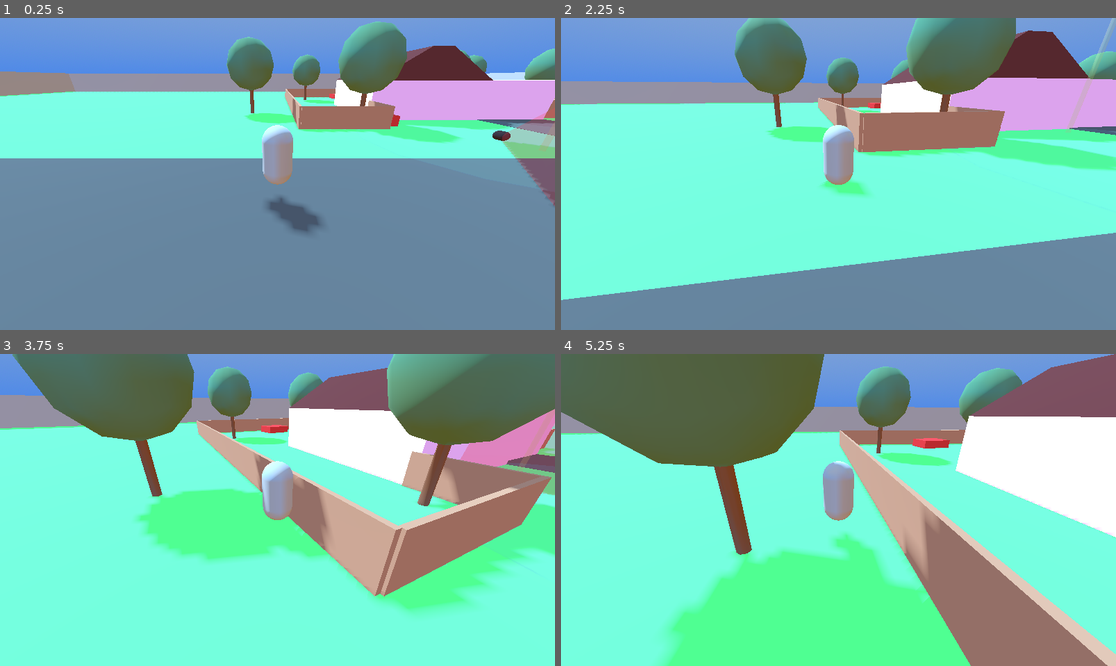
Above: before the commit, frames 1-4 (two rows, left to right).
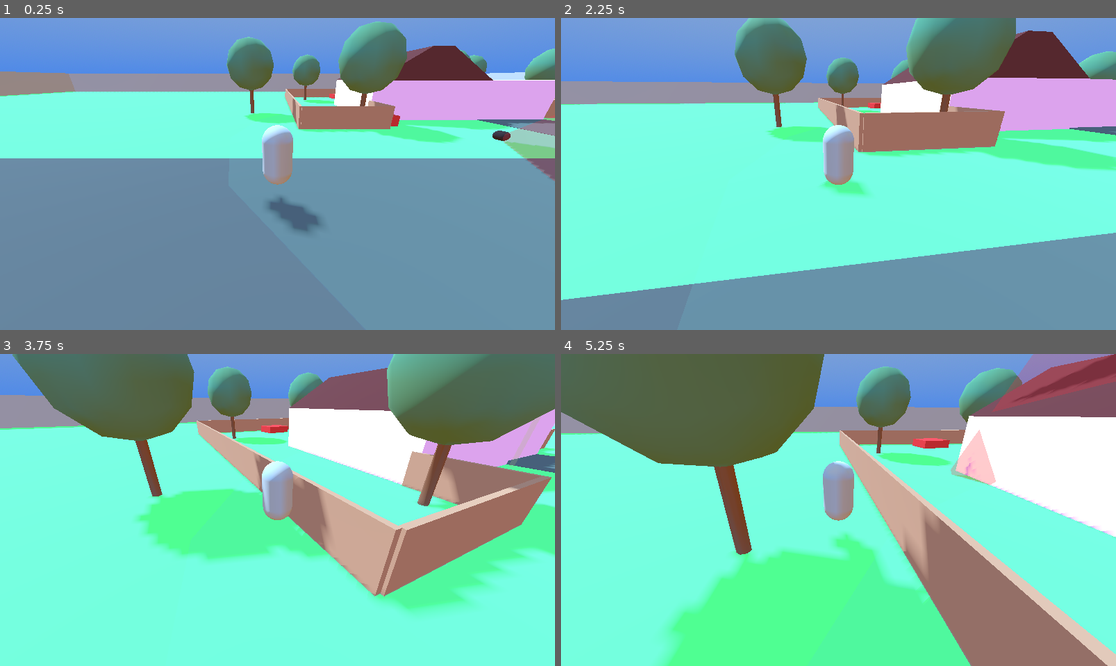
Above: after the commit, the same moments.

Repository: b0guslaw/LD58
Game: Godot game, scene res://neighborhood.tscn
The game is run twice, just before and just after one commit, with the same random seed, the same clock (stepped at 60 frames per second) and the same inputs.
Inputs (mouse positions are in pixels of both pictures, inside the frame that each line leads up to):
- Up to frame 1 (0.25 s): no input
- Up to frame 2 (2.25 s): move the mouse to (866, 174) at 0.52 s; hold W (move_forward) from 0.53 s (still down); tap Space (jump) at 0.77, 1.52 s; move the mouse to (810, 174) at 1.27 s; move the mouse to (849, 167) at 2.02 s
- Up to frame 3 (3.75 s): keep holding W (move_forward); move the mouse to (271, 516) at 2.77 s; tap Space (jump) at 3.02 s; move the mouse to (316, 513) at 3.52 s
- Up to frame 4 (5.25 s): keep holding W (move_forward); tap Space (jump) at 3.77, 4.52 s; move the mouse to (794, 506) at 4.27 s; move the mouse to (844, 510) at 5.02 s

The runs differ from the first frame. In frame 1, 0.5% of the frame differs, in the area x 90-100%, y 30-61%; in frame 2, 0.3%; in frame 3, 2.1%; in frame 4, 3.1%, in the area x 61-100%, y 0-64%.

Commit message:
adds chase and search functionality

Diff:
--- a/doggo.gd
+++ b/doggo.gd
@@ -9,6 +9,9 @@
 	set(value):
 		detection_angle = value
 		update_debug_tools()
+@export var chase_speed = 4.0
+@export var chase_give_up_time = 7.0
+@export var chase_rotate_time = 1.0
 @export var wander_speed = 2.0
 @export var wander_range = 10.0: #raidus of wander from start pos
 	set(value):
@@ -33,6 +36,10 @@
 var debug_cone: CSGCylinder3D
 var player: Node3D
 var can_see_player = false
+var chase_timer: float = 0.0
+var search_timer: float = 0.0
+var search_direction: Vector3
+var last_known_pos: Vector3
 
 func _ready():
 	raycast = $RayCast3D
@@ -68,8 +75,17 @@
 	can_see_player = check_player_seen()
 
 	if can_see_player:
-		print("SPOTTED")
-		# TODO chase
+		chase_timer = chase_give_up_time
+		search_timer = 0.0
+		last_known_pos = player.global_position
+
+	if chase_timer > 0:
+		if not can_see_player:
+			chase_timer -= delta
+		if chase_timer > 0:
+			chase(delta)
+		else:
+			velocity = Vector3.ZERO
 	else:
 		wander(delta)
 
@@ -99,6 +115,24 @@
 		return hit.is_in_group("player")
 
 	return false
+
+func chase(delta):
+	var direction = (last_known_pos - global_position)
+	direction.y = 0
+
+	if direction.length() > wander_target_threshold:
+		direction = direction.normalized()
+		velocity.x = direction.x * chase_speed
+		velocity.z = direction.z * chase_speed
+		look_at(global_position - direction, Vector3.UP)
+	else:
+		velocity = Vector3.ZERO
+		search_timer -= delta
+		if search_timer <= 0:
+			var random_angle = randf() * TAU
+			search_direction = Vector3(cos(random_angle), 0, sin(random_angle))
+			look_at(global_position - search_direction, Vector3.UP)
+			search_timer = chase_rotate_time
 
 func choose_new_wander_target():
 	var rand_angle = randf() * TAU
--- a/doggo.tscn
+++ b/doggo.tscn
@@ -27,7 +27,9 @@
 
 [node name="Doggo" type="CharacterBody3D"]
 script = ExtResource("1_ew3t6")
-stuck_threshold = 0.2
+detection_range = 20.0
+detection_angle = 40.0
+wander_range = 20.0
 
 [node name="CollisionShape3D" type="CollisionShape3D" parent="."]
 transform = Transform3D(1, 0, 0, 0, -4.371139e-08, -1, 0, 1, -4.371139e-08, 0, 0.33369958, 0)
@@ -41,15 +43,15 @@
 
 [node name="RayCast3D" type="RayCast3D" parent="."]
 transform = Transform3D(1, 0, 0, 0, 1, 0, 0, 0, 1, 0, 0.2788539, 0.399777)
-target_position = Vector3(22.908134, -0.2788539, -10.199244)
+target_position = Vector3(-0.83472604, 0, -2.3614433)
 collision_mask = 3
 
 [node name="debug_vision_cone" type="Node3D" parent="."]
 
 [node name="CSGCylinder3D" type="CSGCylinder3D" parent="debug_vision_cone"]
-transform = Transform3D(1, 0, 0, 0, -4.371139e-08, 1, 0, -1, -4.371139e-08, 0, 0.35555327, 5)
-radius = 10.0
-height = 10.0
+transform = Transform3D(1, 0, 0, 0, -4.371139e-08, 1, 0, -1, -4.371139e-08, 0, 0.35555327, 10)
+radius = 16.781992
+height = 20.0
 cone = true
 material = SubResource("StandardMaterial3D_rthgg")
 
@@ -57,7 +59,7 @@
 
 [node name="CSGCylinder3D" type="CSGCylinder3D" parent="debug_wander_range"]
 top_level = true
-radius = 10.0
+radius = 20.0
 height = 0.24816895
 sides = 16
 material = SubResource("StandardMaterial3D_ew3t6")
@@ -65,7 +67,7 @@
 [node name="debug_wander_target" type="Node3D" parent="."]
 
 [node name="CSGCylinder3D" type="CSGCylinder3D" parent="debug_wander_target"]
-transform = Transform3D(1, 0, 0, 0, 1, 0, 0, 0, 1, 22.908134, 0, -9.799466)
+transform = Transform3D(1, 0, 0, 0, 1, 0, 0, 0, 1, -0.83472604, 0.2788539, -1.9616663)
 top_level = true
 radius = 0.15
 height = 43.736
